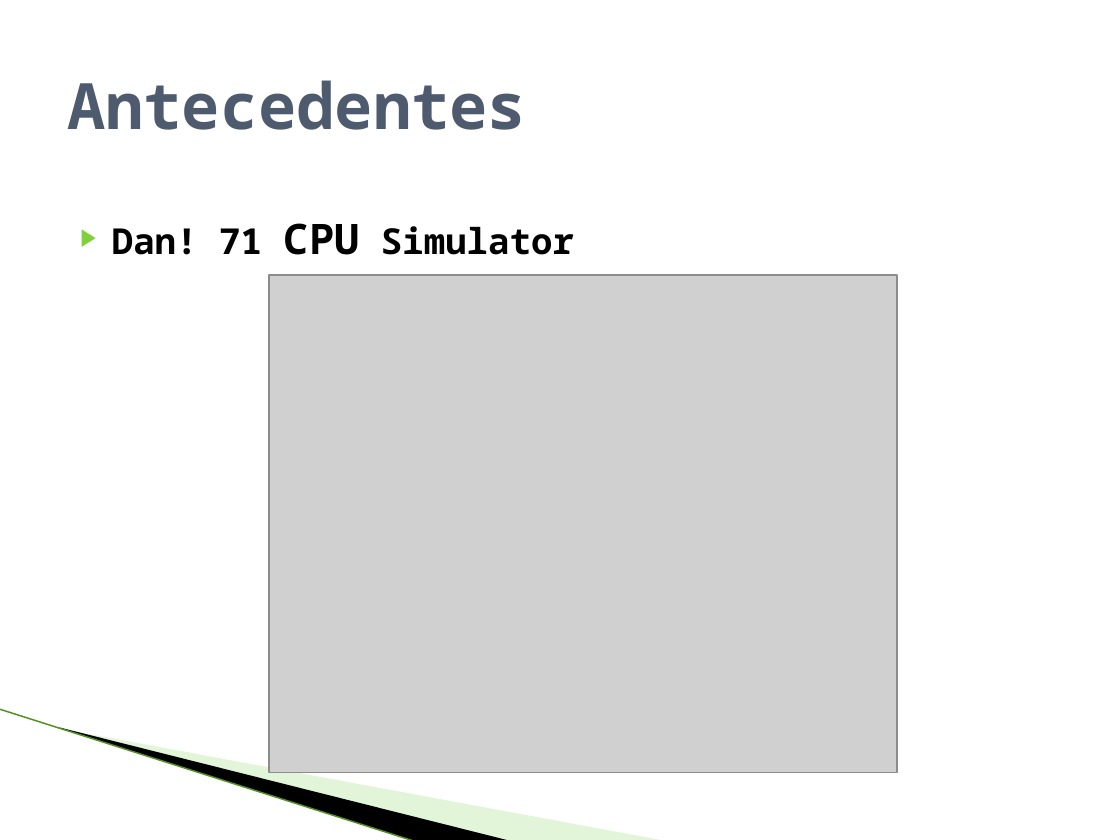
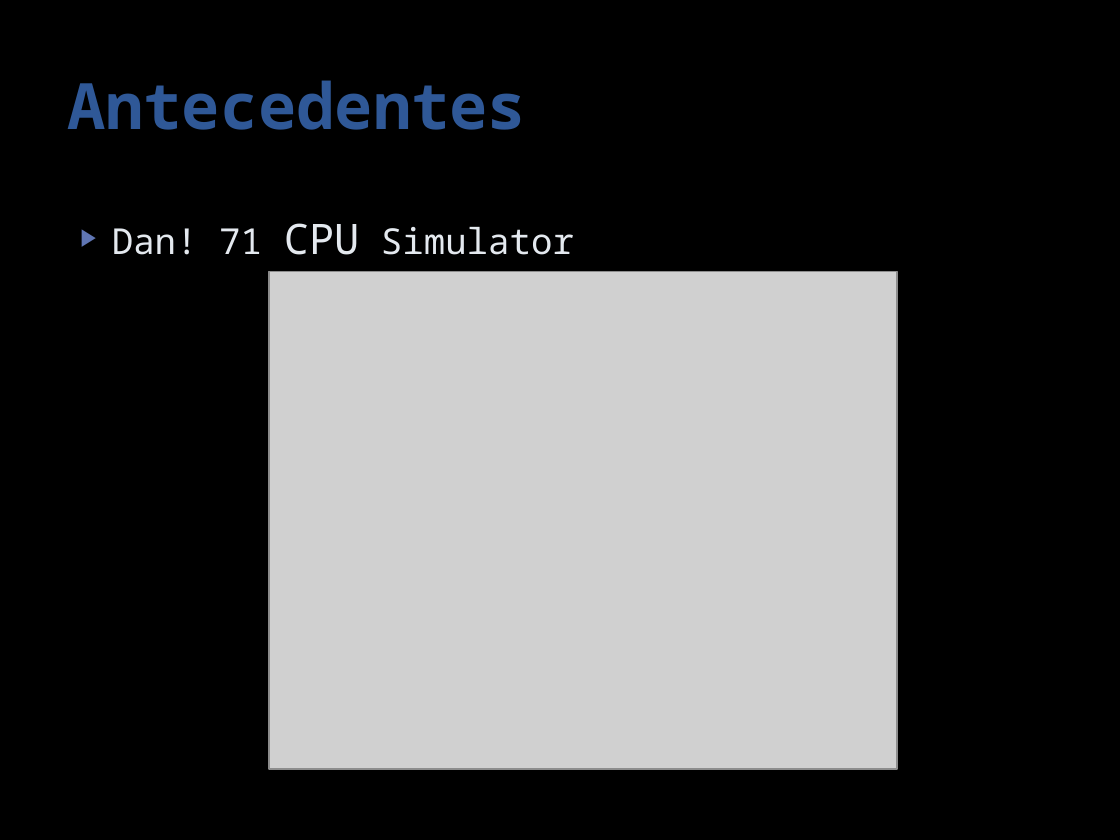
Before and after one commit to paoloadrian/DocumentacionCIHI, a slide deck: slide 9 of defensa publica.pptx (slide 8 before the commit). Drawn at 1120x840 pixels with LibreOffice and Linux fonts; fonts in the diff are those of the drawing; grey boxes stand for pictures; background and template pictures are left out. Boxes give left, top, right and bottom in pixels: in the first picture for what was removed or moved away, otherwise in the second. Text is boxed around its words. In the diff, an @@ line names an element or a change of style, - is before the commit and + after.

```diff
--- a/defensa publica.pptx
+++ b/defensa publica.pptx
@@ background #FFFFFF to #000000 @@
@@ title "Antecedentes" at [67, 80, 526, 130]: text colour #4E5B6F to #2F5897 @@
@@ text "Dan! 71 CPU Simulator" at [112, 223, 574, 255]: text colour #000000 to #E4E9EF, bold off; bullet colour #7FD13B to #6076B4 @@
@@ picture: place and size @@
-picture at [269, 276, 897, 773]
+picture at [269, 271, 897, 768]
@@ line removed from (0, 709) to (416, 840) @@
@@ freeform shape removed at [59, 727, 512, 840] @@
@@ freeform shape removed at [62, 728, 666, 840] @@
```
Also in this commit, not shown: 27 other slides changed, 19 slides added, 20 slides removed.
